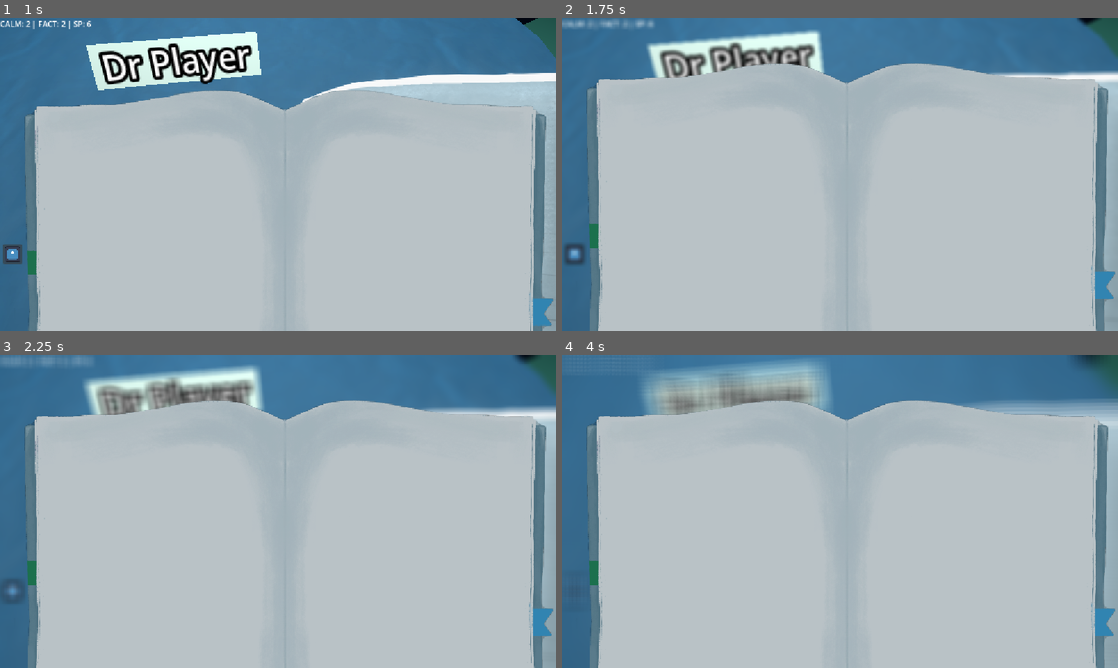
Above: before the commit, frames 1-4 (two rows, left to right).
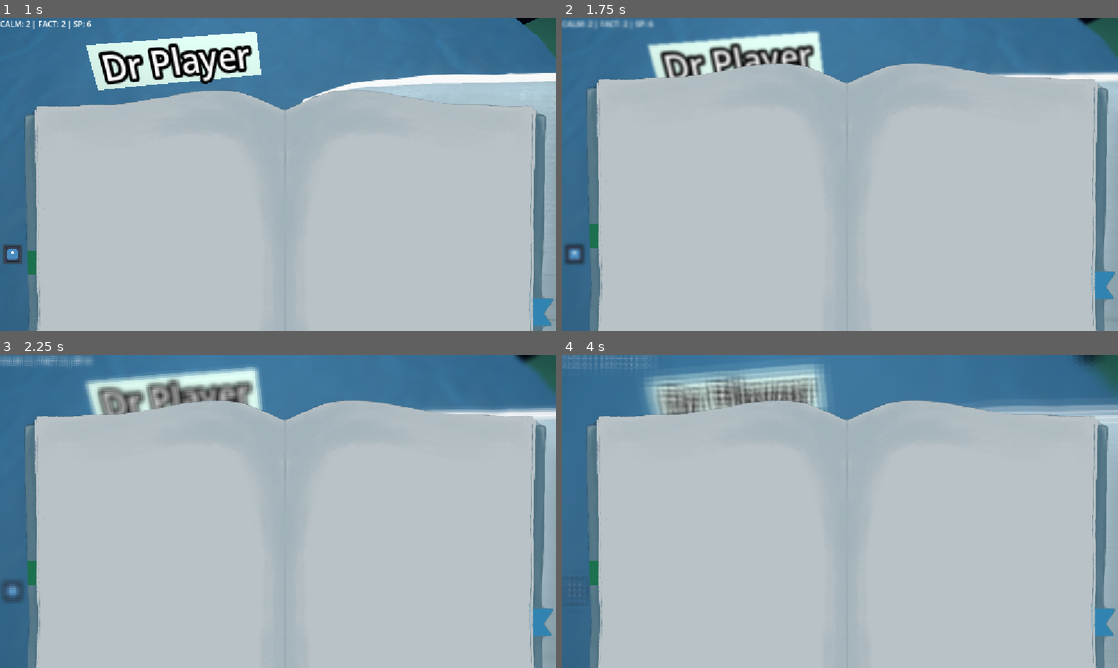
Above: after the commit, the same moments.

Repository: Blulow/octavuss_office
Game: Godot game, scene res://scenes/main_menu.tscn
Same seed, same stepped clock (60 frames per second), same inputs: the game is played once before the commit and once after it. The engine's default icon, where the game draws it, is replaced by a stand-in: a white triangle on a blue panel in a dark square.
Inputs (mouse positions are in pixels of both pictures, inside the frame that each line leads up to):
- Up to frame 1 (1 s): click (11, 252) at 0.5 s
- Up to frame 2 (1.75 s): click (573, 252) at 1.25 s
- Up to frame 3 (2.25 s): click (11, 589) at 2 s
- Up to frame 4 (4 s): tap Enter (ui_accept) at 2.75 s; drag from (867, 505) to (895, 442) at 2.77 s; drag from (867, 561) to (812, 574) at 3.52 s

Frame 1 is identical in both runs. In frame 2, 0.5% of the frame differs, in the area x 1-98%, y 1-76%; in frame 3, 1.0%; in frame 4, 1.4%, in the area x 1-100%, y 0-21%.

Commit message:
Optimize notebook blur (separable Gaussian) and precompile condition regex

Diff:
--- a/assets/shader/screen_blur.gdshader
+++ b/assets/shader/screen_blur.gdshader
@@ -1,15 +1,18 @@
 shader_type canvas_item;
 
 uniform float radius : hint_range(0.0, 16.0) = 4.0;
+uniform int direction : hint_range(0, 1) = 0;
 uniform sampler2D SCREEN_TEXTURE : hint_screen_texture, filter_linear_mipmap;
 
 void fragment() {
 	vec2 pixel = 1.0 / vec2(textureSize(SCREEN_TEXTURE, 0));
-	vec4 col = vec4(0.0);
-	for (int x = -3; x <= 3; x++) {
-		for (int y = -3; y <= 3; y++) {
-			col += texture(SCREEN_TEXTURE, SCREEN_UV + vec2(float(x), float(y)) * pixel * radius);
-		}
-	}
-	COLOR = col / 49.0;
+	vec2 dir = direction == 0 ? vec2(pixel.x, 0.0) : vec2(0.0, pixel.y);
+
+	// 5-tap separable Gaussian (run once horizontally, once vertically).
+	vec4 col = texture(SCREEN_TEXTURE, SCREEN_UV) * 0.227027;
+	col += texture(SCREEN_TEXTURE, SCREEN_UV + dir * radius * 1.384615) * 0.316216;
+	col += texture(SCREEN_TEXTURE, SCREEN_UV - dir * radius * 1.384615) * 0.316216;
+	col += texture(SCREEN_TEXTURE, SCREEN_UV + dir * radius * 3.230769) * 0.070270;
+	col += texture(SCREEN_TEXTURE, SCREEN_UV - dir * radius * 3.230769) * 0.070270;
+	COLOR = col;
 }
--- a/scenes/game.tscn
+++ b/scenes/game.tscn
@@ -13,9 +13,15 @@
 [ext_resource type="Texture2D" uid="uid://bkfm0hy52tho" path="res://icon.svg" id="10_kvpfn"]
 [ext_resource type="Script" uid="uid://bh1kups7o0m31" path="res://scripts/notebook_button.gd" id="11_dinhu"]
 
-[sub_resource type="ShaderMaterial" id="ShaderMaterial_kvpfn"]
+[sub_resource type="ShaderMaterial" id="ShaderMaterial_blur_h"]
 shader = ExtResource("8_0tnpc")
 shader_parameter/radius = 4.0
+shader_parameter/direction = 0
+
+[sub_resource type="ShaderMaterial" id="ShaderMaterial_blur_v"]
+shader = ExtResource("8_0tnpc")
+shader_parameter/radius = 4.0
+shader_parameter/direction = 1
 
 [node name="Game" type="Node3D" unique_id=679770426]
 
@@ -73,8 +79,18 @@
 [node name="BackBufferCopy" type="BackBufferCopy" parent="NotebookOverlay" unique_id=1038036895]
 copy_mode = 2
 
-[node name="Blur" type="ColorRect" parent="NotebookOverlay" unique_id=587517690]
-material = SubResource("ShaderMaterial_kvpfn")
+[node name="BlurH" type="ColorRect" parent="NotebookOverlay" unique_id=587517690]
+material = SubResource("ShaderMaterial_blur_h")
+anchors_preset = 15
+anchor_right = 1.0
+anchor_bottom = 1.0
+mouse_filter = 2
+
+[node name="BackBufferCopy2" type="BackBufferCopy" parent="NotebookOverlay" unique_id=1038036896]
+copy_mode = 2
+
+[node name="BlurV" type="ColorRect" parent="NotebookOverlay" unique_id=587517691]
+material = SubResource("ShaderMaterial_blur_v")
 anchors_preset = 15
 anchor_right = 1.0
 anchor_bottom = 1.0
--- a/scripts/dialogue_scene_facts.gd
+++ b/scripts/dialogue_scene_facts.gd
@@ -111,11 +111,15 @@
 	choice_box.updated.clear()
 	facts_box.show_facts(_facts, [])
 
+static var _condition_regex: RegEx
+
+
 func parse_condition(text: String) -> Dictionary:
-	var regex = RegEx.new()
-	regex.compile("^([a-zA-Z_][a-zA-Z0-9_]*)\\s*(>=|<=|==|!=|>|<)\\s*(-?\\d+(?:\\.\\d+)?)$")
-
-	var result = regex.search(text)
+	# Compile the pattern once and reuse it, instead of rebuilding it on every
+	# condition check.
+	if _condition_regex == null:
+		_condition_regex = RegEx.create_from_string("^([a-zA-Z_][a-zA-Z0-9_]*)\\s*(>=|<=|==|!=|>|<)\\s*(-?\\d+(?:\\.\\d+)?)$")
+	var result = _condition_regex.search(text)
 
 	if result == null:
 		return {}
--- a/scripts/notebook_button.gd
+++ b/scripts/notebook_button.gd
@@ -16,7 +16,8 @@
 @export var overlay: CanvasLayer
 @onready var notebook: Node2D = overlay.get_node("NoteBook")
 @onready var notebook_ui: CanvasLayer = notebook.get_node("UI")
-@onready var blur: ColorRect = overlay.get_node("Blur")
+@onready var blur_h: ColorRect = overlay.get_node("BlurH")
+@onready var blur_v: ColorRect = overlay.get_node("BlurV")
 
 var _open := false
 var _animating := false
@@ -24,7 +25,7 @@
 
 func _ready() -> void:
 	pressed.connect(_toggle)
-	blur.gui_input.connect(_on_blur_gui_input)
+	blur_v.gui_input.connect(_on_blur_gui_input)
 	var offscreen: float = get_viewport_rect().size.y
 	notebook.position.y = offscreen
 	notebook_ui.offset.y = offscreen
@@ -103,16 +104,15 @@
 
 
 func _fade_blur(target: float, duration: float) -> void:
-	var material: ShaderMaterial = blur.material as ShaderMaterial
 	var tween := create_tween()
-	tween.tween_method(_set_blur, material.get_shader_parameter("radius"), target, duration)
+	tween.tween_method(_set_blur, _current_blur(), target, duration)
 	await tween.finished
 
 
 func _set_blur(value: float) -> void:
-	var material: ShaderMaterial = blur.material as ShaderMaterial
-	material.set_shader_parameter("radius", value)
+	(blur_h.material as ShaderMaterial).set_shader_parameter("radius", value)
+	(blur_v.material as ShaderMaterial).set_shader_parameter("radius", value)
 
 
 func _current_blur() -> float:
-	return (blur.material as ShaderMaterial).get_shader_parameter("radius")
+	return (blur_h.material as ShaderMaterial).get_shader_parameter("radius")
Not shown, removed: assets/textures/Screenshot 2026-09-28 210520.png.import
